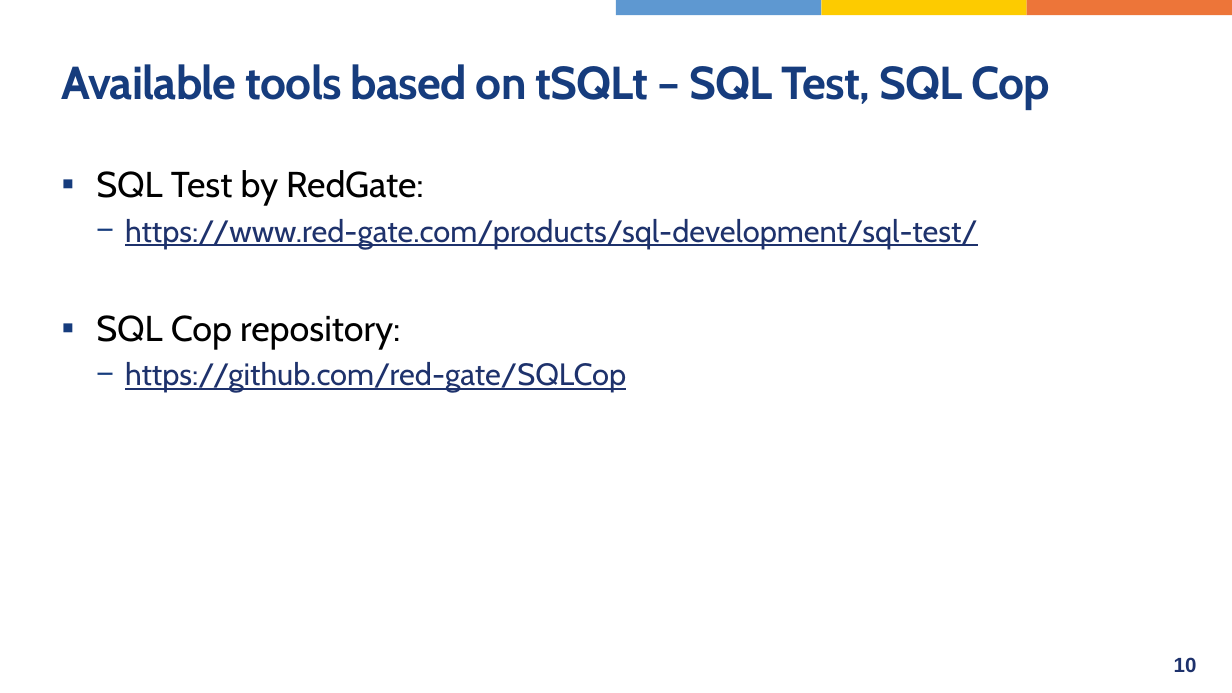
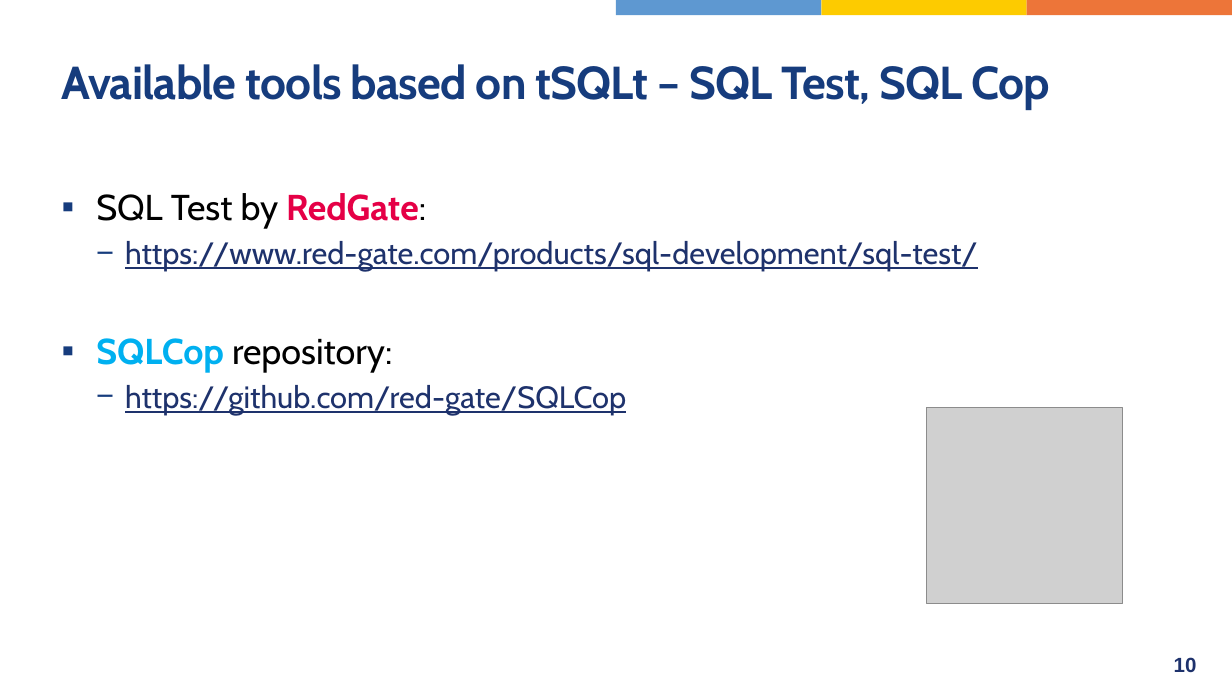
Before and after one commit to RomanPijacek/tSQLt, a slide deck: slide 10 of WUG_2020/tSQLt_Introduction/Presentation/WUG_2020_tSQLt_Introduction.pptx. Drawn at 1232x693 pixels with LibreOffice and Linux fonts; fonts in the diff are those of the drawing; grey boxes stand for pictures. Boxes give left, top, right and bottom in pixels: in the first picture for what was removed or moved away, otherwise in the second. Text is boxed around its words. In the diff, an @@ line names an element or a change of style, - is before the commit and + after.

Commit message:
Added DBA tools, fixed DBCheck test execution

```diff
--- a/WUG_2020/tSQLt_Introduction/Presentation/WUG_2020_tSQLt_Introduction.pptx
+++ b/WUG_2020/tSQLt_Introduction/Presentation/WUG_2020_tSQLt_Introduction.pptx
@@ text "SQL Test by RedGate:": place and size @@
-text "SQL Test by RedGate:" at box(96, 170, 978, 392)
+text "SQL Test by RedGate:" at box(96, 193, 978, 415)
@@ text at box(96, 193, 426, 229): text colour #000000 to #E50046, bold on in "RedGate:" @@
@@ text at box(96, 338, 392, 373): spaces changed @@
-▪ SQL Cop repository:
+▪ SQLCop repository:
@@ picture added at box(927, 408, 1123, 604) @@
```
Also in this commit, not shown: 8 other files.
